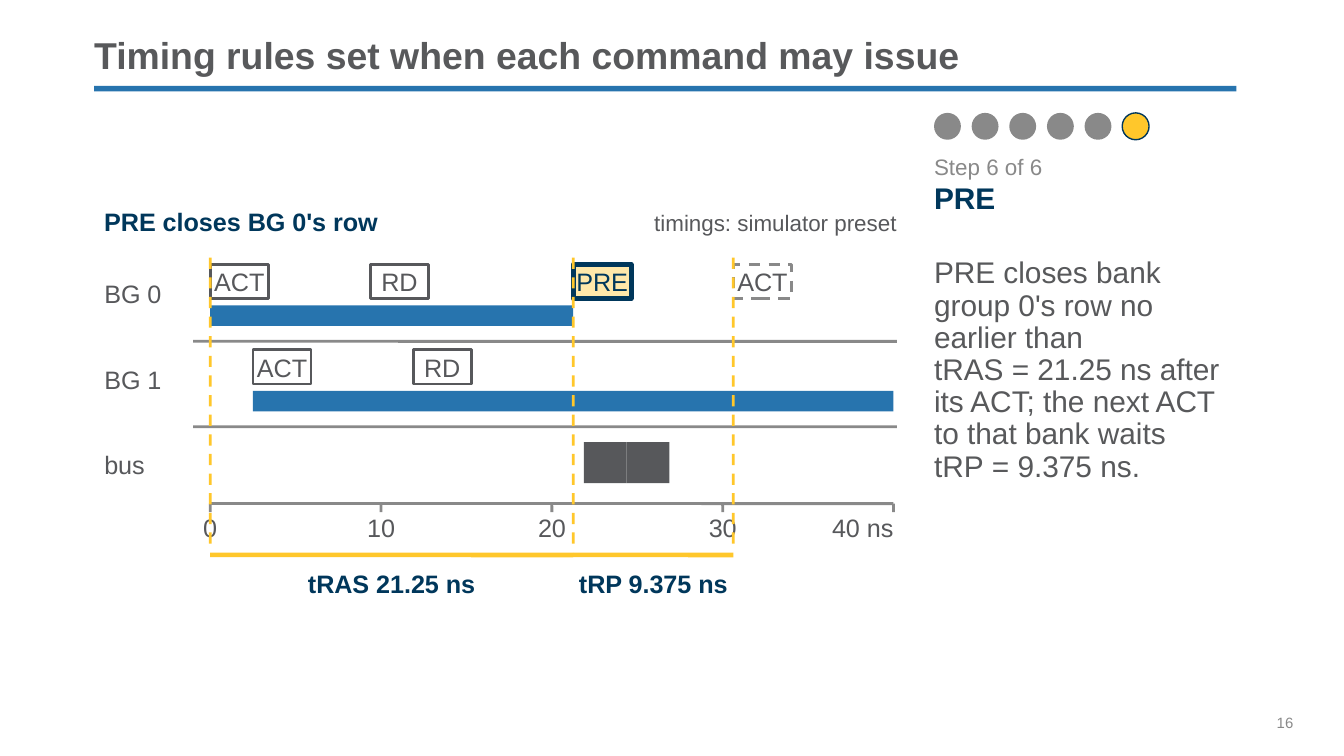
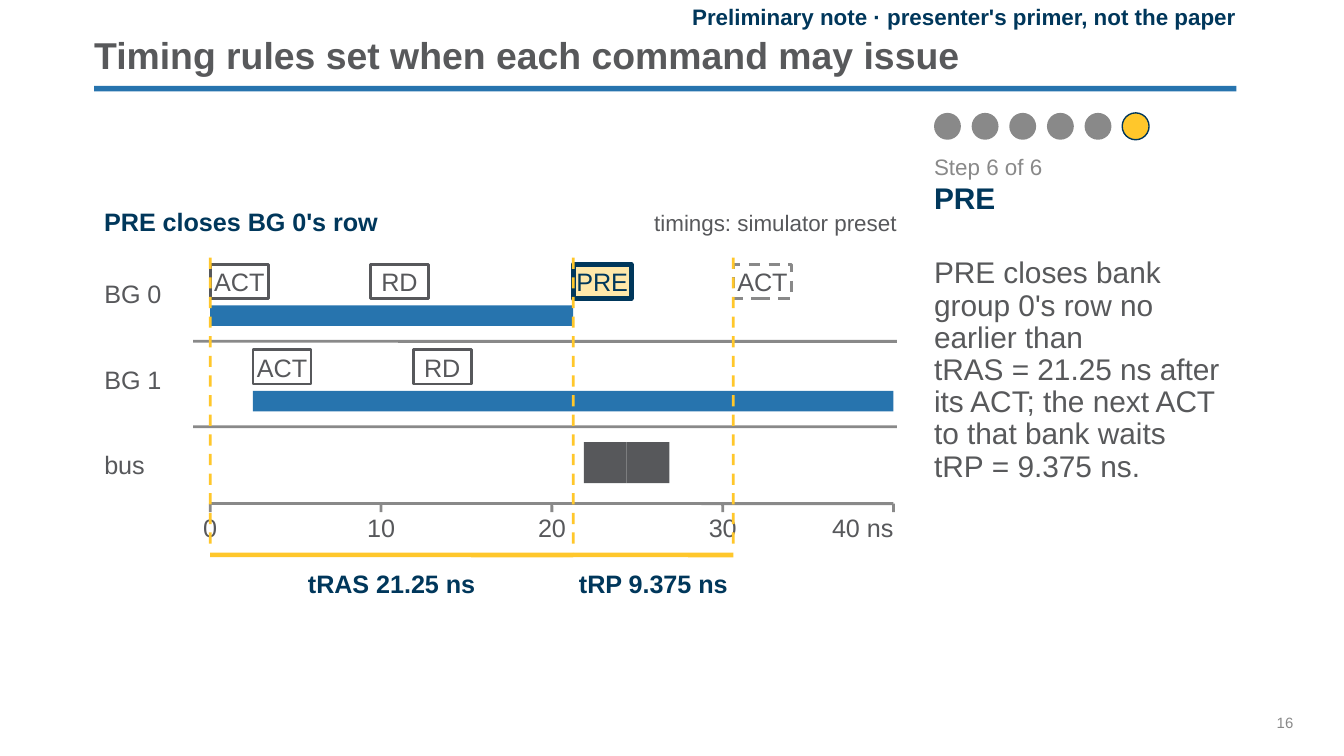
Before and after one commit to yanggon-kim/skills, a slide deck: slide 16 of ppt-create/assets/reference/p3llm-intro.pptx. Drawn at 1344x756 pixels with LibreOffice and Linux fonts; fonts in the diff are those of the drawing; background and template pictures are left out. Boxes give left, top, right and bottom in pixels: in the first picture for what was removed or moved away, otherwise in the second. Text is boxed around its words. In the diff, an @@ line names an element or a change of style, - is before the commit and + after.

```diff
--- a/ppt-create/assets/reference/p3llm-intro.pptx
+++ b/ppt-create/assets/reference/p3llm-intro.pptx
@@ text added at <box>692,8,1235,30</box>, 12 pt, text #00375B, bold @@
+Preliminary note · presenter's primer, not the paper
```
Also in this commit, not shown: 27 other slides changed, 5 slides added, 1 slide removed, 17 other files.
